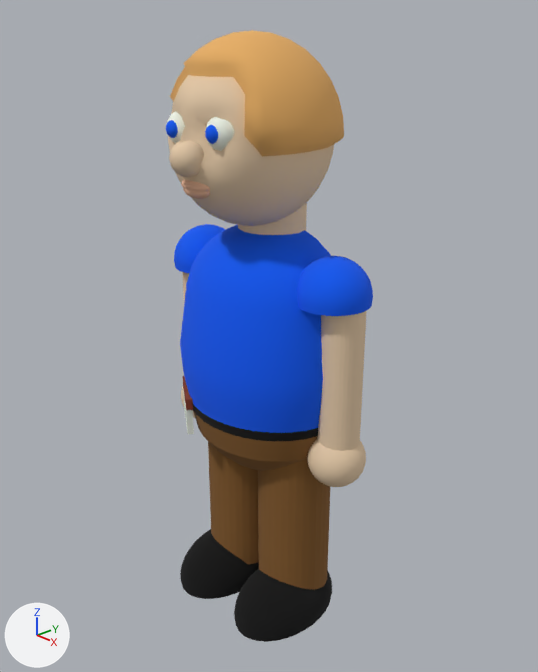
Two versions of the Blender file assets/model/rcarmack.blend, one commit apart.
The view is the same before and after, from a 50 mm lens placed at (1.562, -1.449, 1.786), pointed at (0.007, 0.003, 0.929). Lighting does not change. The marker at lower left points along +X, +Y and +Z.

The scene before the commit, as lines of its bpy script (objects in view):
```python
ob_cylinder = bpy.data.objects.new('Cylinder', me_cylinder)
ob_cylinder.location = (-0.017, 0.037, 1.279)
ob_cylinder.rotation_euler = (0.0, 0.0, 3.187)  # degrees (0, 0, 183)
ob_cylinder.scale = (0.101, 0.101, 0.101)
ob_sphere = bpy.data.objects.new('Sphere', me_sphere)
ob_sphere.location = (-0.014, -0.039, 1.525)
ob_sphere.rotation_euler = (0.0, 0.0, 3.187)  # degrees (0, 0, 183)
ob_sphere.scale = (0.236, 0.271, 0.271)
ob_sphere_003 = bpy.data.objects.new('Sphere.003', me_sphere_003)
ob_sphere_003.location = (-0.084, -0.219, 1.557)
ob_sphere_003.rotation_euler = (0.0, 0.0, 3.187)  # degrees (0, 0, 183)
ob_sphere_003.scale = (0.0478, 0.0478, 0.0478)
ob_sphere_004 = bpy.data.objects.new('Sphere.004', me_sphere_004)
ob_sphere_004.location = (-0.083, -0.249, 1.557)
ob_sphere_004.rotation_euler = (0.0, 0.0, 3.187)  # degrees (0, 0, 183)
ob_sphere_004.scale = (0.0253, 0.0253, 0.0253)
ob_sphere_005 = bpy.data.objects.new('Sphere.005', me_sphere_005)
ob_sphere_005.location = (0.072, -0.212, 1.557)
ob_sphere_005.rotation_euler = (0.0, 0.0, 3.187)  # degrees (0, 0, 183)
ob_sphere_005.scale = (0.0478, 0.0478, 0.0478)
ob_sphere_006 = bpy.data.objects.new('Sphere.006', me_sphere_006)
ob_sphere_006.location = (0.074, -0.242, 1.557)
ob_sphere_006.rotation_euler = (0.0, 0.0, 3.187)  # degrees (0, 0, 183)
ob_sphere_006.scale = (0.0253, 0.0253, 0.0253)
# also in view: 'Sphere.015' at (-0.153, -0.049, 0.067); 'Sphere.011' at (0.246, 0.023, 1.159); 'Sphere.012' at (-0.278, 0.0, 1.159); 'Sphere.002' at (-0.003, -0.272, 1.492); 'Sphere.001' at (-0.014, -0.048, 1.525)
```
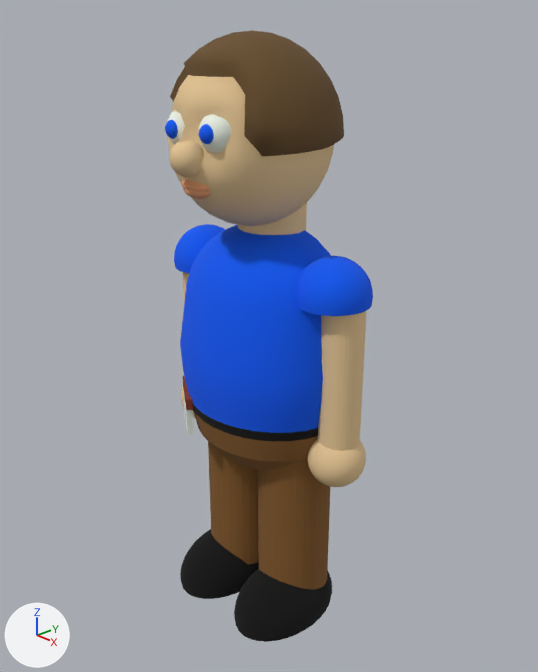
Diff of the bpy script that builds the scene:
```diff
--- a/assets/model/rcarmack.blend.py
+++ b/assets/model/rcarmack.blend.py
@@ mat_plant_002 @@
 mat_plant_002 = principled_material('plant.002')
-mat_plant_002.base_color = (0.821, 0.439, 0.133)  # orange #eab166
+mat_plant_002.base_color = (0.146, 0.0814, 0.0279)  # brown #6b512f
 mat_plant_002.roughness = 1.0
@@ ob_sphere_003 @@
 ob_sphere_003 = bpy.data.objects.new('Sphere.003', me_sphere_003)
-ob_sphere_003.location = (-0.084, -0.219, 1.557)
+ob_sphere_003.location = (-0.077, -0.214, 1.557)
 ob_sphere_003.rotation_euler = (0.0, 0.0, 3.187)  # degrees (0, 0, 183)
-ob_sphere_003.scale = (0.0478, 0.0478, 0.0478)
+ob_sphere_003.scale = (0.0552, 0.0552, 0.0552)
@@ ob_sphere_004 @@
 ob_sphere_004 = bpy.data.objects.new('Sphere.004', me_sphere_004)
-ob_sphere_004.location = (-0.083, -0.249, 1.557)
+ob_sphere_004.location = (-0.077, -0.256, 1.557)
 ob_sphere_004.rotation_euler = (0.0, 0.0, 3.187)  # degrees (0, 0, 183)
@@ ob_sphere_005 @@
 ob_sphere_005 = bpy.data.objects.new('Sphere.005', me_sphere_005)
-ob_sphere_005.location = (0.072, -0.212, 1.557)
+ob_sphere_005.location = (0.06, -0.214, 1.557)
 ob_sphere_005.rotation_euler = (0.0, 0.0, 3.187)  # degrees (0, 0, 183)
-ob_sphere_005.scale = (0.0478, 0.0478, 0.0478)
+ob_sphere_005.scale = (0.0552, 0.0552, 0.0552)
@@ ob_sphere_006 @@
 ob_sphere_006 = bpy.data.objects.new('Sphere.006', me_sphere_006)
-ob_sphere_006.location = (0.074, -0.242, 1.557)
+ob_sphere_006.location = (0.065, -0.256, 1.557)
 ob_sphere_006.rotation_euler = (0.0, 0.0, 3.187)  # degrees (0, 0, 183)
```

Changed parts and their boxes (x1, y1, x2, y2) in the pictures (538 x 672 px):
'Sphere', recoloured (orange to brown)
    both: (170, 30, 344, 157)
'Sphere.005', moved, rescaled (10% wider, 14% taller)
    before: (205, 117, 234, 151)
    after: (199, 114, 231, 153)
'Sphere.006', moved
    before: (205, 125, 218, 144)
    after: (199, 124, 214, 144)
'Sphere.003', moved, rescaled
    before: (167, 111, 185, 144)
    after: (167, 110, 185, 144)
'Sphere.004', moved
    before: (166, 120, 178, 138)
    after: (165, 120, 178, 139)
